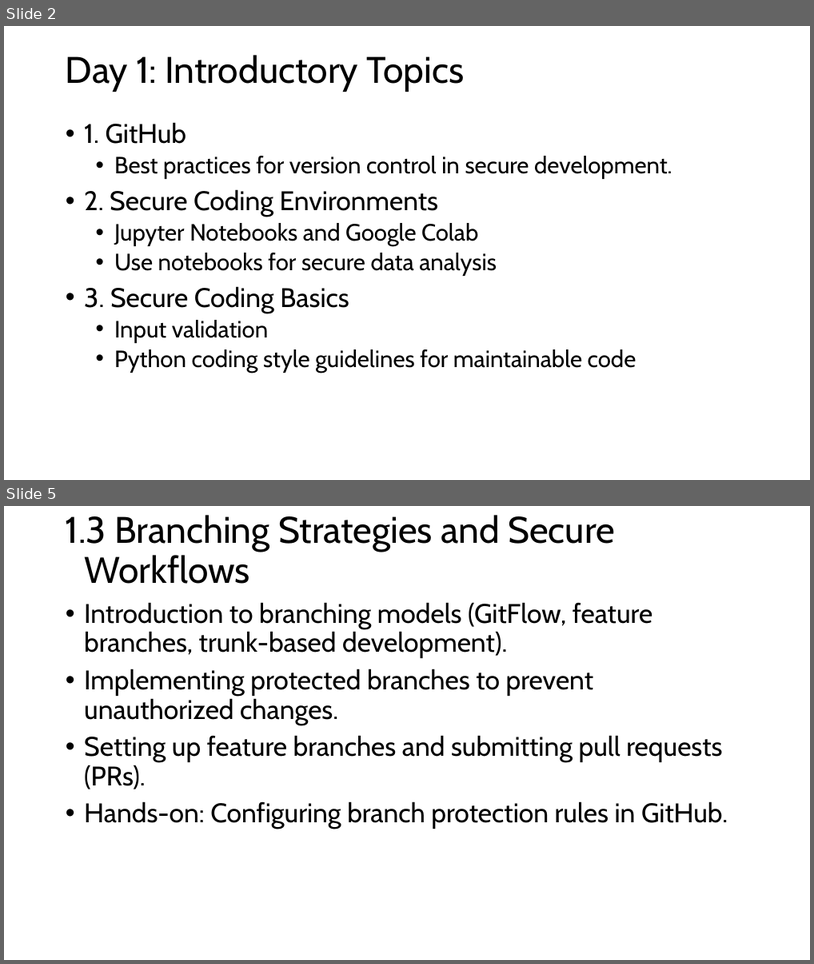
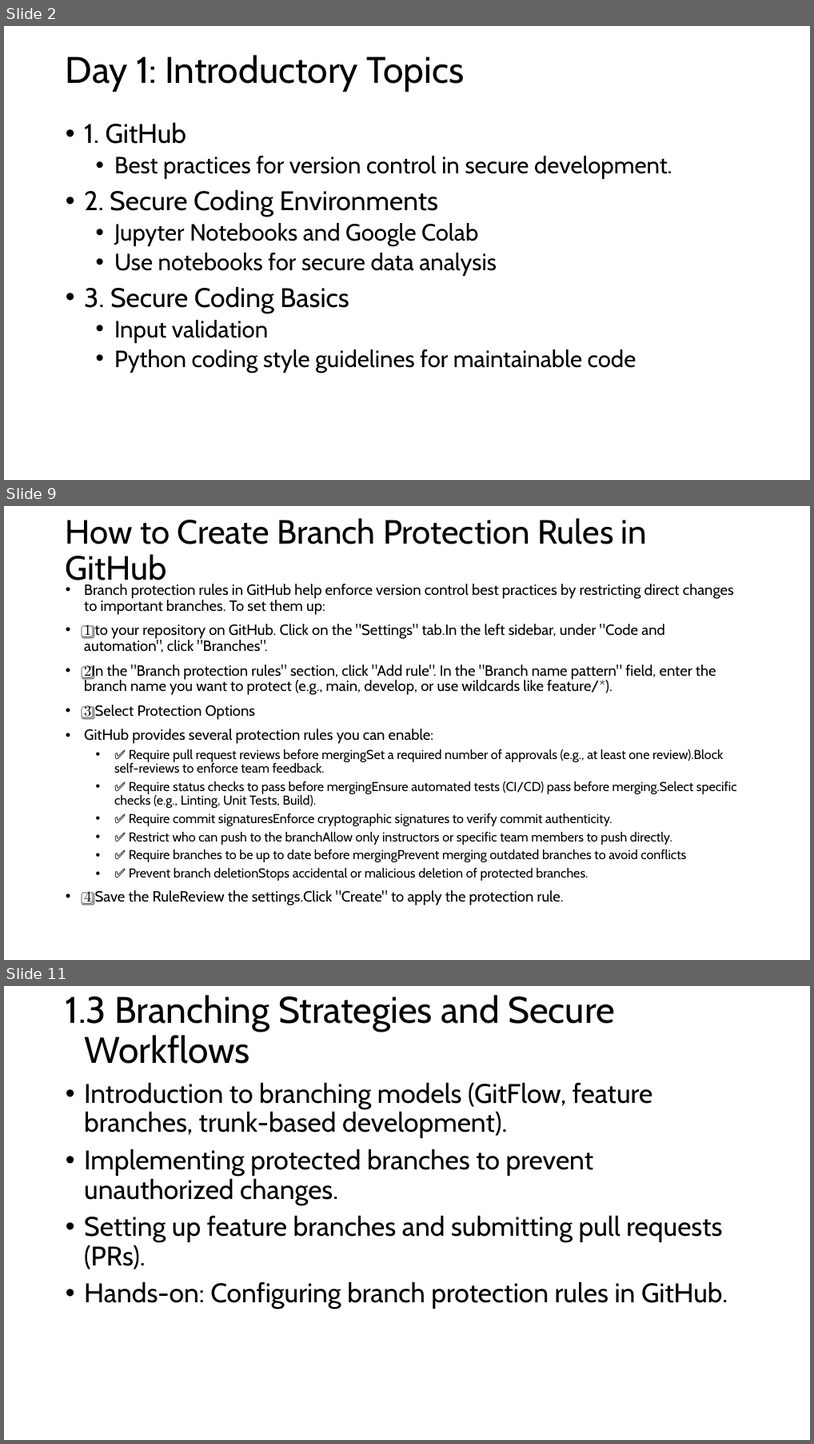
Before and after one commit to FSCJ-FacultyDev/SWC-Columbus-2025, a slide deck: Slides-Day1.pptx. Shown one above the other, each under a label of ours: slides 2 and 5 before the commit, slides 2, 9 and 11 after it; the slides between them are not shown. The pictures are 814x964 and 814x1444 pixels, drawn with LibreOffice and Linux fonts; fonts in the diff are those of the drawing. Boxes give left, top, right and bottom in pixels: in the first picture for what was removed or moved away, otherwise in the second. Text is boxed around its words. In the diff, an @@ line names an element or a change of style, - is before the commit and + after.

```diff
--- a/Slides-Day1.pptx
+++ b/Slides-Day1.pptx
@@ slide 9 added at (4, 506, 810, 960), background #FFFFFF @@
@@ title added at (66, 518, 647, 588), 40 pt, text #000000 @@
+How to Create Branch Protection Rules in GitHub
@@ text added at (84, 584, 738, 905), 15.4 pt, text #000000 @@
+• Branch protection rules in GitHub help enforce version control best practices by restricting direct changes to important branches. To set them up:
+• 1️⃣ to your repository on GitHub. Click on the "Settings" tab.In the left sidebar, under "Code and automation", click "Branches".
+• 2️⃣In the "Branch protection rules" section, click "Add rule". In the "Branch name pattern" field, enter the branch name you want to protect (e.g., main, develop, or use wildcards like feature/*).
+• 3️⃣ Select Protection Options
+• GitHub provides several protection rules you can enable:
+  • ✅ Require pull request reviews before mergingSet a required number of approvals (e.g., at least one review).Block self-reviews to enforce team feedback.
+  • ✅ Require status checks to pass before mergingEnsure automated tests (CI/CD) pass before merging.Select specific checks (e.g., Linting, Unit Tests, Build).
+  • ✅ Require commit signaturesEnforce cryptographic signatures to verify commit authenticity.
+  • ✅ Restrict who can push to the branchAllow only instructors or specific team members to push directly.
+  • ✅ Require branches to be up to date before mergingPrevent merging outdated branches to avoid conflicts
+  • ✅ Prevent branch deletionStops accidental or malicious deletion of protected branches.
+• 4️⃣ Save the RuleReview the settings.Click "Create" to apply the protection rule.
@@ what was slide 5 is now slide 11 @@
```
Also in this commit, not shown: 3 slides changed, 5 other slides added.
